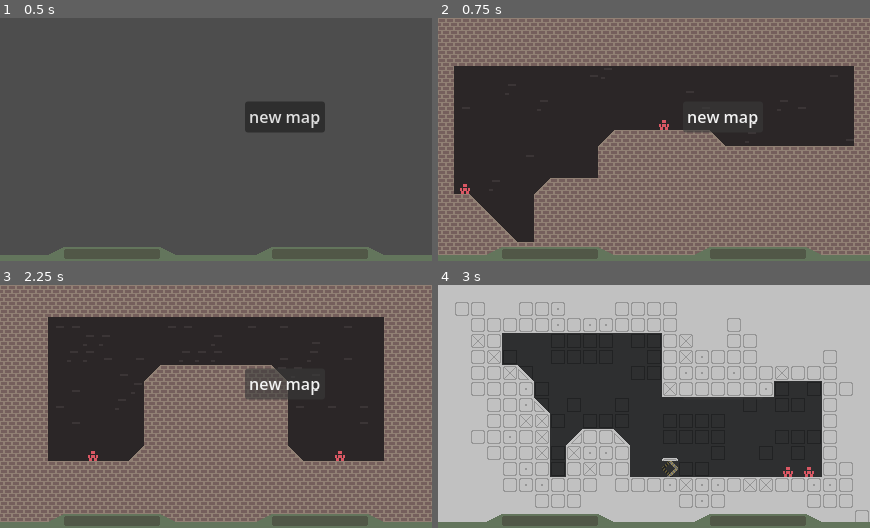
Above: before the commit, frames 1-4 (two rows, left to right).
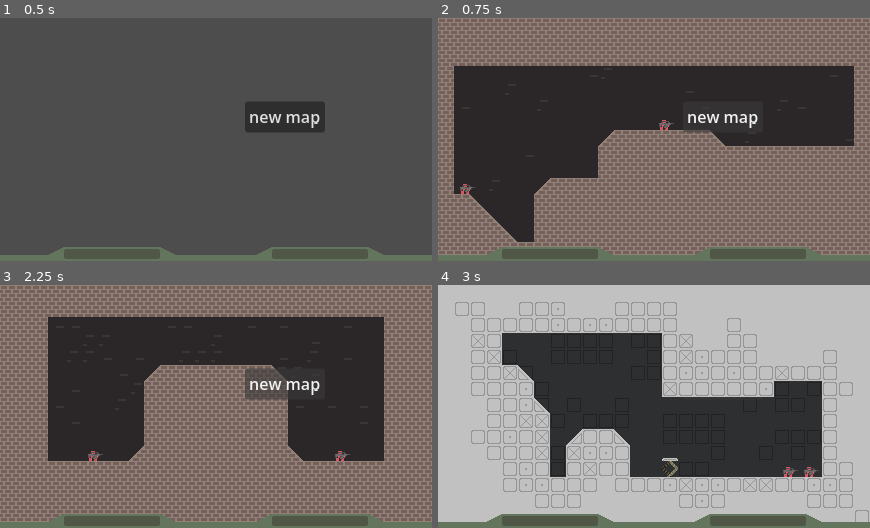
Above: after the commit, the same moments.

Repository: snuggyizme/horse-fishstick
Game: Godot game, scene res://scenes/main.tscn
Same seed, same stepped clock (60 frames per second), same inputs: the game is played once before the commit and once after it. The project has no main scene, so this scene is started directly.
Inputs:
- Up to frame 1 (0.5 s): no input
- Up to frame 2 (0.75 s): click "new map" at 0.5 s
- Up to frame 3 (2.25 s): click "new map" at 1.25 s; click "new map" at 2 s
- Up to frame 4 (3 s): tap Enter at 2.75 s

Frame 1 is identical in both runs. In frame 2, 0.1% of the frame differs, in the area x 5-55%, y 42-73%; in frame 3, 0.1%; in frame 4, 0.1%.

Commit message:
Return of commit crist

Diff:
--- /dev/null
+++ b/guns/desert-eagle.tres
@@ -0,0 +1,20 @@
+[gd_resource type="Resource" script_class="GunResource" format=3 uid="uid://bvtygt0imthr5"]
+
+[ext_resource type="Script" uid="uid://b0c2pvngg4dqi" path="res://scripts/gundata.gd" id="1_sw8sc"]
+[ext_resource type="PackedScene" uid="uid://bxefqt0biphv2" path="res://scenes/gun visuals/visual_desert_eagle.tscn" id="2_am4rg"]
+
+[resource]
+script = ExtResource("1_sw8sc")
+damage = 50.0
+rateOfFire = 0.75
+rangeLimit = 99999
+recoil = 15.0
+spread = 1.5
+knockback = 2.5
+auto = true
+isHitscan = true
+projectileSpeed = 69420
+displayName = "desert eagle"
+visual = ExtResource("2_am4rg")
+ammo = 3
+metadata/_custom_type_script = "uid://b0c2pvngg4dqi"
--- a/guns/pistol.tres
+++ b/guns/pistol.tres
@@ -15,4 +15,5 @@
 projectileSpeed = 69420
 displayName = "pistol"
 visual = ExtResource("2_w10px")
+ammo = 12
 metadata/_custom_type_script = "uid://b0c2pvngg4dqi"
--- a/guns/smg.tres
+++ b/guns/smg.tres
@@ -16,4 +16,5 @@
 projectileSpeed = 69420
 displayName = "SMG"
 visual = ExtResource("2_kbym2")
+ammo = 36
 metadata/_custom_type_script = "uid://b0c2pvngg4dqi"
--- /dev/null
+++ b/guns/t-M0N.tres
@@ -0,0 +1,23 @@
+[gd_resource type="Resource" script_class="GunResource" format=3 uid="uid://dc7qt5ungvyfe"]
+
+[ext_resource type="Script" uid="uid://b0c2pvngg4dqi" path="res://scripts/gundata.gd" id="1_sb2up"]
+[ext_resource type="PackedScene" uid="uid://bcjnmovfyyg4j" path="res://scenes/gun visuals/visual_t_m_0n.tscn" id="2_rg8el"]
+
+[resource]
+script = ExtResource("1_sb2up")
+damage = 5.0
+rateOfFire = 0.65
+rangeLimit = 260
+recoil = 1.0
+spread = 2.0
+knockback = 1.0
+auto = true
+isHitscan = true
+projectileSpeed = 69420
+displayName = "t-M0N"
+visual = ExtResource("2_rg8el")
+isBurst = true
+burstSize = 3
+burstRate = 0.05
+ammo = 27
+metadata/_custom_type_script = "uid://b0c2pvngg4dqi"
--- /dev/null
+++ b/scenes/gun visuals/visual_desert_eagle.tscn
@@ -0,0 +1,12 @@
+[gd_scene format=3 uid="uid://bxefqt0biphv2"]
+
+[ext_resource type="Texture2D" uid="uid://rsh37gwg2nka" path="res://assets/sprites/guns/deserteagle.png" id="1_pd1kw"]
+
+[node name="visual-desert-eagle" type="Node2D" unique_id=1328825795]
+position = Vector2(2.19, 0.885)
+
+[node name="gun" type="Sprite2D" parent="." unique_id=296242673]
+texture = ExtResource("1_pd1kw")
+
+[node name="muzzle" type="Marker2D" parent="." unique_id=1360148281]
+position = Vector2(4, -1.5)
--- a/scenes/gun visuals/visual_pistol.tscn
+++ b/scenes/gun visuals/visual_pistol.tscn
@@ -3,6 +3,7 @@
 [ext_resource type="Texture2D" uid="uid://bwceayax0gp6g" path="res://assets/sprites/guns/pistol.png" id="1_pluak"]
 
 [node name="visual-pistol" type="Node2D" unique_id=2059014370]
+position = Vector2(2.075, 0)
 
 [node name="gun" type="Sprite2D" parent="." unique_id=1620429450]
 texture = ExtResource("1_pluak")
--- a/scenes/gun visuals/visual_smg.tscn
+++ b/scenes/gun visuals/visual_smg.tscn
@@ -3,9 +3,10 @@
 [ext_resource type="Texture2D" uid="uid://d26ia1rg60tar" path="res://assets/sprites/guns/smg.png" id="1_4rgd1"]
 
 [node name="visual-smg" type="Node2D" unique_id=1208460005]
+position = Vector2(2.535, 0)
 
 [node name="gun" type="Sprite2D" parent="." unique_id=261344669]
 texture = ExtResource("1_4rgd1")
 
-[node name="marker" type="Marker2D" parent="." unique_id=574742725]
+[node name="muzzle" type="Marker2D" parent="." unique_id=574742725]
 position = Vector2(4, -0.5)
--- /dev/null
+++ b/scenes/gun visuals/visual_t_m_0n.tscn
@@ -0,0 +1,12 @@
+[gd_scene format=3 uid="uid://bcjnmovfyyg4j"]
+
+[ext_resource type="Texture2D" uid="uid://cx8jav4l1llwq" path="res://assets/sprites/guns/t-M0N.png" id="1_878c1"]
+
+[node name="visual-t-m0n" type="Node2D" unique_id=1787833410]
+position = Vector2(2.21, -0.615)
+
+[node name="gun" type="Sprite2D" parent="." unique_id=259492329]
+texture = ExtResource("1_878c1")
+
+[node name="muzzle" type="Marker2D" parent="." unique_id=949584243]
+position = Vector2(8, -0.5)
--- a/scripts/guncontroller.gd
+++ b/scripts/guncontroller.gd
@@ -1,7 +1,35 @@
 extends Node2D
 
 var fireTime := 0.0
-var gun: GunResource = load("res://guns/smg.tres")
+var burstFireTime := 0.0
+var gun: GunResource = load("res://guns/t-M0N.tres")
+
+var visual
+var muzzle
+
+var facingDirection = "right"
+var gunPos
+
+var burstAmmo: int
+var ammo: int
+
+func _ready():
+	setGun(gun)
+
+func setGun(newGun: GunResource):
+	gun = newGun
+
+	if visual:
+		visual.queue_free()
+
+	visual = gun.visual.instantiate()
+	add_child(visual)
+
+	muzzle = visual.get_node("muzzle")
+	gunPos = visual.global_position
+
+	burstAmmo = gun.burstSize
+	ammo = gun.ammo
 
 func trace(a, b):
 	var tracer = Line2D.new()
@@ -16,14 +44,12 @@
 
 	var tracerTween = get_tree().create_tween()
 	tracerTween.tween_property(tracer, "default_color", Color8(255, 255, 255, 0), 0.2)
-
-	if tracer.default_color.a <= 0.1:
-			tracer.queue_free()
+	tracerTween.finished.connect(func(): tracer.queue_free())
 
 func shoot():
 	var spreadRad = deg_to_rad(randf_range(-gun.spread, gun.spread))
 
-	var start = global_position
+	var start = muzzle.global_position
 	var direction = get_parent().facingDirection
 	var end = start + direction.rotated(spreadRad) * gun.rangeLimit
 
@@ -32,8 +58,11 @@
 	var query = PhysicsRayQueryParameters2D.create(start, end)
 	query.collide_with_areas = true
 	query.collide_with_bodies = true
+	query.exclude = [get_parent()]
 
 	var result = spaceState.intersect_ray(query)
+
+	flash(start, facingDirection)
 
 	#print("dir:", str(direction.rotated(spreadRad)) + "\n" + str(result) + "\n" + str(query))
 
@@ -50,12 +79,48 @@
 func tryShoot():
 	var now = Time.get_ticks_msec() / 1000.0
 
-	if now < fireTime:
-		return
+	if gun.isBurst:
+		if burstAmmo > 0 and now < burstFireTime:
+			return
 
-	shoot()
-	fireTime = now + gun.rateOfFire
+		if burstAmmo <= 0:
+			if now < fireTime:
+				return
+
+			var loadAmount = min(gun.burstSize, ammo)
+			burstAmmo = loadAmount
+			ammo -= loadAmount
+
+		if burstAmmo <= 0:
+			return # empty mag die die die uh die
+
+func flash(pos, dir):
+	var mFlash = Sprite2D.new()
+	mFlash.set_texture(load("res://assets/sprites/muzzle-flash.png"))
+	mFlash.global_position = pos
+	match dir:
+		"left":
+			mFlash.flip_h = true
+		"right":
+			mFlash.flip_h = false
+
+	get_tree().current_scene.add_child(mFlash)
+
+	var flashTween = get_tree().create_tween()
+	flashTween.tween_property(mFlash, "modulate:a", 0.0, 0.15)
+	flashTween.tween_callback(mFlash.queue_free)
+
 
 func _process(_delta: float) -> void:
+
 	if (Input.is_action_just_pressed(get_parent().inputPrefix + "shoot") and gun.auto == false) or (Input.is_action_pressed(get_parent().inputPrefix + "shoot") and gun.auto == true):
 		tryShoot()
+
+	if get_parent().facingDirection == Vector2.RIGHT and facingDirection == "left":
+		facingDirection = "right"
+		visual.scale.x = 1
+		visual.position = gunPos
+	elif get_parent().facingDirection == Vector2.LEFT and facingDirection == "right":
+		facingDirection = "left"
+		visual.scale.x = -1
+		visual.position = -gunPos
--- a/scripts/gundata.gd
+++ b/scripts/gundata.gd
@@ -15,3 +15,9 @@
 
 @export var displayName: String
 @export var visual: PackedScene
+
+@export var isBurst: bool # clump bullets in bursts
+@export var burstSize: int # only if isBursts = true
+@export var burstRate: float # seconds betweeen bursts
+
+@export var ammo: int
Binary file added: assets/sprites/guns/deserteagle.aseprite
Binary file added: assets/sprites/guns/deserteagle.png
Not shown, added: assets/sprites/guns/deserteagle.png.import
Binary file added: assets/sprites/guns/t-M0N.aseprite
Binary file added: assets/sprites/guns/t-M0N.png
Not shown, added: assets/sprites/guns/t-M0N.png.import
Binary file added: assets/sprites/muzzle-flash.aseprite
Binary file added: assets/sprites/muzzle-flash.png
Not shown, added: assets/sprites/muzzle-flash.png.import
Not shown, added: scenes/player.tscn683026621.tmp
